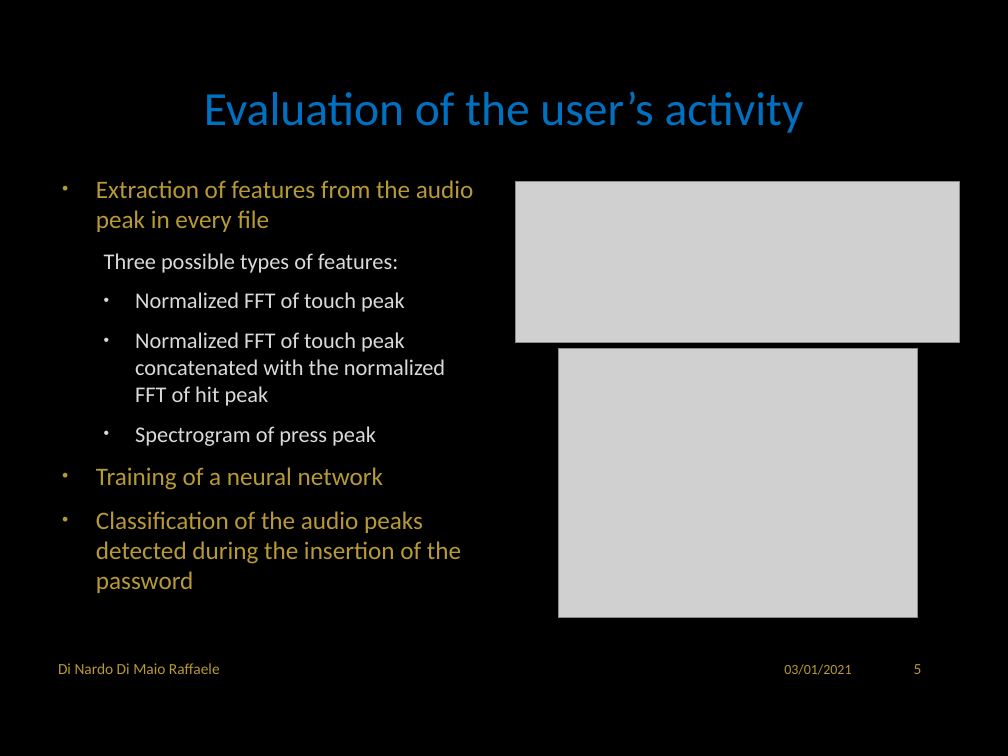
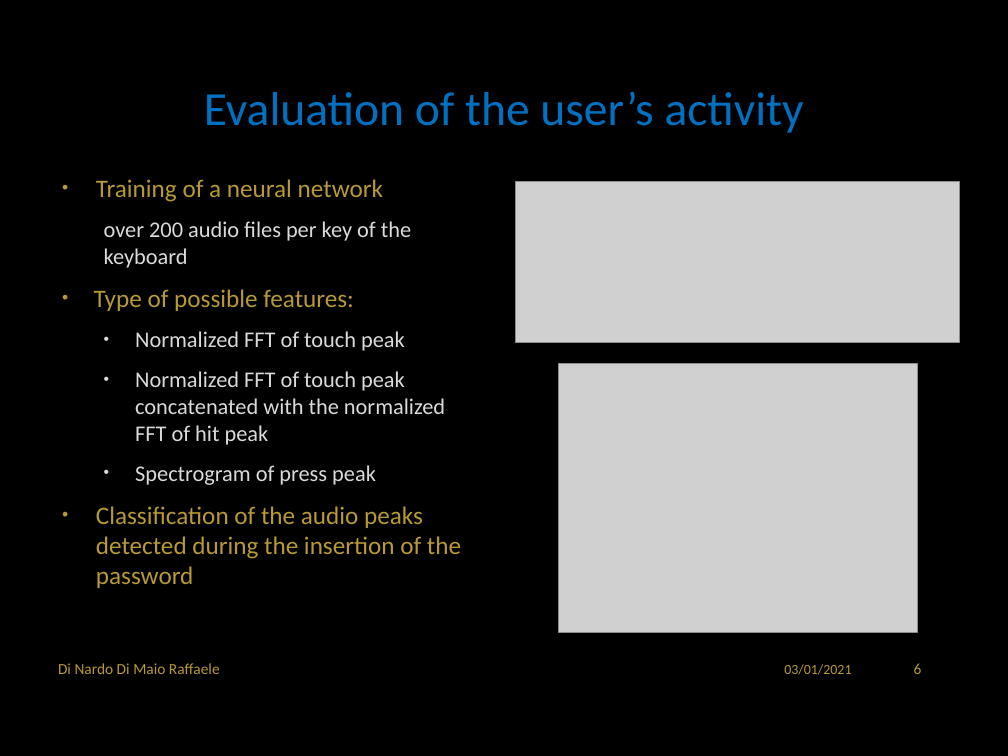
Before and after one commit to RaffaDNDM/AcCAPPCHA, a slide deck: slide 7 of Thesis/AcCAPPCHA.pptx (slide 6 before the commit). Drawn at 1008x756 pixels with LibreOffice and Linux fonts; fonts in the diff are those of the drawing; grey boxes stand for pictures; background and template pictures are left out. Boxes give left, top, right and bottom in pixels: in the first picture for what was removed or moved away, otherwise in the second. Text is boxed around its words. In the diff, an @@ line names an element or a change of style, - is before the commit and + after.

```diff
--- a/Thesis/AcCAPPCHA.pptx
+++ b/Thesis/AcCAPPCHA.pptx
@@ text at <box>94,179,411,311</box>: text changed @@
-• Extraction of features from the audio peak in every file
-  Three possible types of features:
+• Training of a neural network
+  over 200 audio files per key of the keyboard
+• Type of possible features:
@@ picture: place and size @@
-picture at <box>558,349,917,618</box>
+picture at <box>558,364,917,633</box>
@@ text at <box>96,467,383,490</box>: paragraph removed @@
-• Training of a neural network
@@ page number at <box>914,663,922,674</box>: text changed @@
-5
+6
```
Also in this commit, not shown: 5 other slides changed, 1 slide added.
